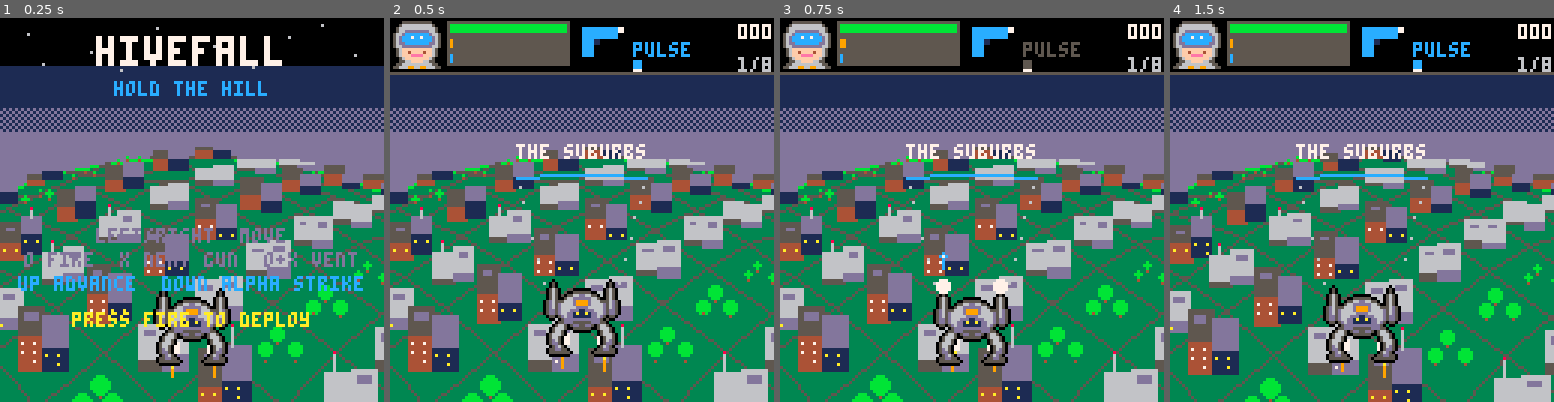
Above: before the commit, frames 1-4 (left to right).
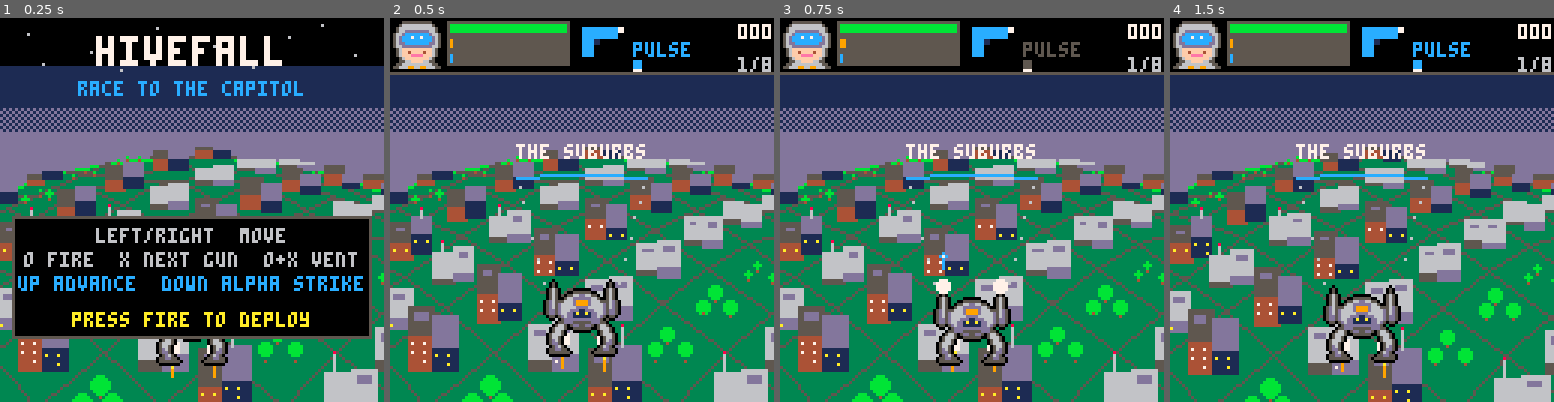
Above: after the commit, the same moments.

Repository: drachis/carts
Game: PICO-8 cartridge proj/hivefall/hivefall.p8
Same seed, same stepped clock (60 frames per second), same inputs: the game is played once before the commit and once after it.
Inputs:
- Up to frame 1 (0.25 s): no input
- Up to frame 2 (0.5 s): tap X (X key) at 0.33 s
- Up to frame 3 (0.75 s): tap O (Z key) at 0.7 s
- Up to frame 4 (1.5 s): tap X (X key) at 1.07 s

The runs differ from the first frame. In frame 1, 28% of the frame differs, in the area x 3-97%, y 16-84%; in frame 2, nothing differs; in frame 3, nothing differs; in frame 4, nothing differs.

Commit message:
hivefall: subtitle is 'race to the capitol'; the title's control hints sit on a dark panel
Co-Authored-By: Claude Opus 5.5 <noreply@anthropic.com>

Diff:
--- a/proj/hivefall/hivefall.p8
+++ b/proj/hivefall/hivefall.p8
@@ -1,7 +1,7 @@
 pico-8 cartridge // http://www.pico-8.com
 version 42
 __lua__
--- hivefall : hold the hill
+-- hivefall : race to the capitol
 -- by toli carter
 #include data.lua
 #include world.lua
--- a/proj/hivefall/main.lua
+++ b/proj/hivefall/main.lua
@@ -264,9 +264,11 @@
   draw_shop()
  elseif state=="title" then
   print("\^w\^thivefall",32,6,7)
-  centred("hold the hill",21,12)
-  centred("left/right  move",70,13)
-  centred("o fire  x next gun  o+x vent",78,13)
+  centred("race to the capitol",21,12)
+  rectfill(4,66,123,106,0)
+  rect(4,66,123,106,5)
+  centred("left/right  move",70,6)
+  centred("o fire  x next gun  o+x vent",78,6)
   centred("up advance  down alpha strike",86,12)
   if tick%60<40 then centred("press fire to deploy",98,10) end
  else
